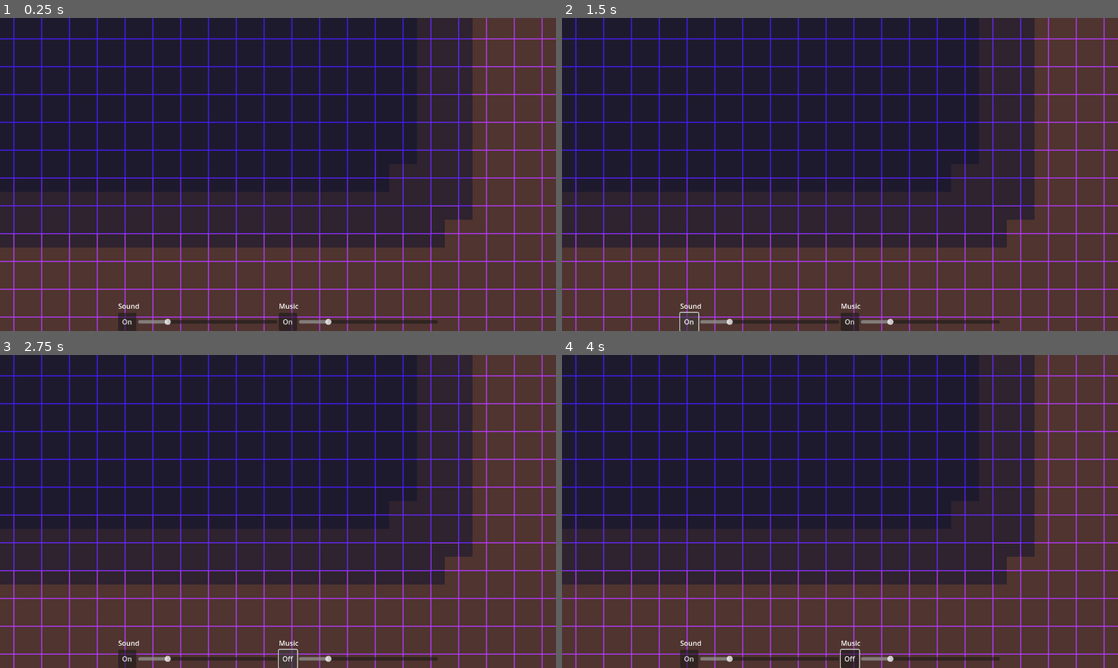
Above: before the commit, frames 1-4 (two rows, left to right).
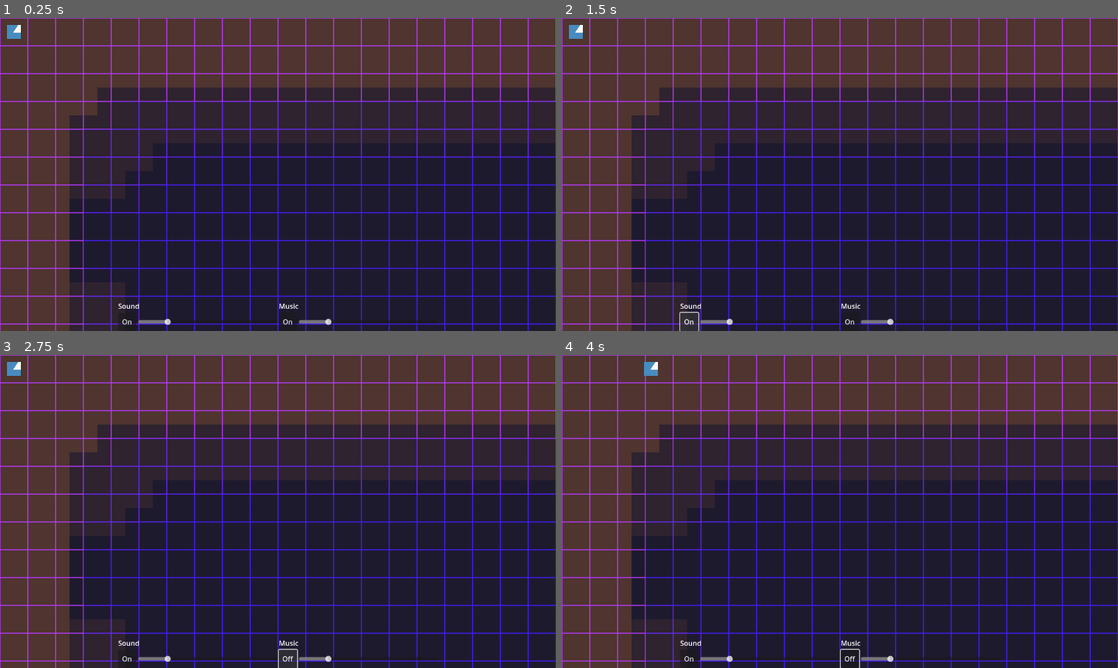
Above: after the commit, the same moments.

Repository: coderaurus/ld-57
Game: Godot game, scene res://scenes/main.tscn
Same seed, same stepped clock (60 frames per second), same inputs: the game is played once before the commit and once after it. The engine's default icon, where the game draws it, is replaced by a stand-in: a white triangle on a blue panel in a dark square.
Inputs (mouse positions are in pixels of both pictures, inside the frame that each line leads up to):
- Up to frame 1 (0.25 s): no input
- Up to frame 2 (1.5 s): click "On" at 0.5 s; click "Off" at 1.25 s
- Up to frame 3 (2.75 s): click "On" at 2 s
- Up to frame 4 (4 s): click "Off" at 2.75 s; tap Enter at 3.5 s; move the mouse to (962, 495) at 3.52 s; hold D (move_right, bound only after the commit) from 3.53 s (still down); hold Shift (move_boost, bound only after the commit) from 3.53 s (still down)

The runs differ from the first frame. In frame 1, 65% of the frame differs, in the area x 0-100%, y 0-100%; in frame 2, 65%; in frame 3, 65%; in frame 4, 65%.

Commit message:
Add player movement and idle states

Diff:
--- a/project.godot
+++ b/project.godot
@@ -27,6 +27,34 @@
 window/stretch/mode="viewport"
 window/stretch/aspect="keep_height"
 
+[input]
+
+move_up={
+"deadzone": 0.5,
+"events": [Object(InputEventKey,"resource_local_to_scene":false,"resource_name":"","device":-1,"window_id":0,"alt_pressed":false,"shift_pressed":false,"ctrl_pressed":false,"meta_pressed":false,"pressed":false,"keycode":0,"physical_keycode":87,"key_label":0,"unicode":119,"location":0,"echo":false,"script":null)
+]
+}
+move_right={
+"deadzone": 0.5,
+"events": [Object(InputEventKey,"resource_local_to_scene":false,"resource_name":"","device":-1,"window_id":0,"alt_pressed":false,"shift_pressed":false,"ctrl_pressed":false,"meta_pressed":false,"pressed":false,"keycode":0,"physical_keycode":68,"key_label":0,"unicode":100,"location":0,"echo":false,"script":null)
+]
+}
+move_down={
+"deadzone": 0.5,
+"events": [Object(InputEventKey,"resource_local_to_scene":false,"resource_name":"","device":-1,"window_id":0,"alt_pressed":false,"shift_pressed":false,"ctrl_pressed":false,"meta_pressed":false,"pressed":false,"keycode":0,"physical_keycode":83,"key_label":0,"unicode":115,"location":0,"echo":false,"script":null)
+]
+}
+move_left={
+"deadzone": 0.5,
+"events": [Object(InputEventKey,"resource_local_to_scene":false,"resource_name":"","device":-1,"window_id":0,"alt_pressed":false,"shift_pressed":false,"ctrl_pressed":false,"meta_pressed":false,"pressed":false,"keycode":0,"physical_keycode":65,"key_label":0,"unicode":97,"location":0,"echo":false,"script":null)
+]
+}
+move_boost={
+"deadzone": 0.5,
+"events": [Object(InputEventKey,"resource_local_to_scene":false,"resource_name":"","device":-1,"window_id":0,"alt_pressed":false,"shift_pressed":false,"ctrl_pressed":false,"meta_pressed":false,"pressed":false,"keycode":0,"physical_keycode":4194325,"key_label":0,"unicode":0,"location":0,"echo":false,"script":null)
+]
+}
+
 [layer_names]
 
 2d_physics/layer_1="World"
--- a/scenes/main.tscn
+++ b/scenes/main.tscn
@@ -1,18 +1,29 @@
-[gd_scene load_steps=6 format=4 uid="uid://bb4u3ujfosw1t"]
+[gd_scene load_steps=13 format=4 uid="uid://bb4u3ujfosw1t"]
 
+[ext_resource type="Texture2D" uid="uid://svxn5curuy82" path="res://icon.svg" id="1_1mr3q"]
 [ext_resource type="TileSet" uid="uid://cmkjy2g0pmff4" path="res://tiles/ground.tres" id="1_nsgkl"]
 [ext_resource type="Script" path="res://scripts/dual_tilemap/TileMapDual.gd" id="1_s2ymc"]
 [ext_resource type="Script" path="res://scripts/main.gd" id="1_utmhm"]
+[ext_resource type="Script" path="res://scripts/camera.gd" id="2_soc7n"]
 [ext_resource type="TileSet" uid="uid://h64gju6fs7gf" path="res://tiles/wall.tres" id="3_j1hnw"]
 [ext_resource type="Script" path="res://scripts/ui/menu.gd" id="4_ui60o"]
+[ext_resource type="Script" path="res://scripts/state/player/PlayerStateMachine.gd" id="6_t12py"]
+[ext_resource type="Script" path="res://scripts/state/State.gd" id="7_47507"]
+[ext_resource type="Script" path="res://scripts/state/player/PlayerStateIdle.gd" id="7_xw4p1"]
+[ext_resource type="Script" path="res://scripts/state/player/PlayerStateMove.gd" id="8_761ka"]
+
+[sub_resource type="CircleShape2D" id="CircleShape2D_hyol8"]
+radius = 16.0
 
 [node name="Main" type="Node2D"]
 script = ExtResource("1_utmhm")
 
-[node name="Camera2D" type="Camera2D" parent="."]
+[node name="Camera2D" type="Camera2D" parent="." node_paths=PackedStringArray("target")]
 position = Vector2(1288, 864)
-limit_left = 0
-limit_top = 0
+limit_left = -32
+limit_top = -32
+script = ExtResource("2_soc7n")
+target = NodePath("../Level/Player")
 
 [node name="Level" type="Node2D" parent="."]
 
@@ -77,6 +88,42 @@
 tile_set = ExtResource("3_j1hnw")
 script = ExtResource("1_s2ymc")
 world_tilemap = NodePath("..")
+
+[node name="Player" type="CharacterBody2D" parent="Level"]
+
+[node name="Sprite2D" type="Sprite2D" parent="Level/Player"]
+texture = ExtResource("1_1mr3q")
+region_enabled = true
+region_rect = Rect2(30, 48, 32, 32)
+
+[node name="CollisionShape2D" type="CollisionShape2D" parent="Level/Player"]
+shape = SubResource("CircleShape2D_hyol8")
+
+[node name="StateMachine" type="Node2D" parent="Level/Player" node_paths=PackedStringArray("initial_state")]
+script = ExtResource("6_t12py")
+is_debugging = true
+initial_state = NodePath("Idle")
+
+[node name="Idle" type="Node" parent="Level/Player/StateMachine"]
+script = ExtResource("7_xw4p1")
+
+[node name="Move" type="Node" parent="Level/Player/StateMachine"]
+script = ExtResource("8_761ka")
+
+[node name="AimJump" type="Node" parent="Level/Player/StateMachine"]
+script = ExtResource("7_47507")
+
+[node name="Jump2" type="Node" parent="Level/Player/StateMachine"]
+script = ExtResource("7_47507")
+
+[node name="AimItem" type="Node" parent="Level/Player/StateMachine"]
+script = ExtResource("7_47507")
+
+[node name="PlaceItem" type="Node" parent="Level/Player/StateMachine"]
+script = ExtResource("7_47507")
+
+[node name="Hurt" type="Node" parent="Level/Player/StateMachine"]
+script = ExtResource("7_47507")
 
 [node name="CanvasLayer" type="CanvasLayer" parent="."]
 
--- /dev/null
+++ b/scripts/camera.gd
@@ -0,0 +1,7 @@
+extends Camera2D
+
+@export var target: Node2D
+
+func _process(delta: float) -> void:
+	if target != null:
+		global_position = target.global_position
--- /dev/null
+++ b/scripts/state/player/PlayerStateIdle.gd
@@ -0,0 +1,19 @@
+extends State
+class_name PlayerStateIdle
+
+
+func enter():
+	pass
+
+func exit():
+	pass
+
+func update(_delta: float):
+	var move_input_x: float = Input.get_axis("move_left", "move_right")
+	var move_input_y: float = Input.get_axis("move_up", "move_down")
+	var move_input = Vector2(move_input_x, move_input_y)
+	if move_input != Vector2.ZERO:
+		transitioned.emit(self, "move")
+
+func physics_update(_delta: float):
+	pass
--- /dev/null
+++ b/scripts/state/player/PlayerStateMachine.gd
@@ -0,0 +1,40 @@
+extends StateMachine
+class_name PlayerStateMachine
+
+@export var is_debugging := false
+
+func _ready():
+	for child in get_children():
+		if child is State:
+			states[child.name.to_lower()] = child
+			child.transitioned.connect(on_child_transition)
+		else:
+			printerr("%s is not a State" % child.name)
+
+	if initial_state:
+		initial_state.enter()
+		current_state = initial_state
+
+func _process(delta):
+	if current_state:
+		current_state.update(delta)
+
+func _physics_process(delta):
+	if current_state:
+		current_state.physics_update(delta)
+
+func on_child_transition(state, new_state_name):
+	print("%s wants to %s" % [state.name, new_state_name])
+	if state != current_state:
+		return
+
+	var new_state = states.get(new_state_name.to_lower())
+	if !new_state:
+		return
+
+	if current_state:
+		current_state.exit()
+	if is_debugging:
+		print("Entering %s" % new_state.name)
+	new_state.enter()
+	current_state = new_state
--- /dev/null
+++ b/scripts/state/player/PlayerStateMove.gd
@@ -0,0 +1,28 @@
+extends State
+class_name PlayerStateMove
+
+@export var speed := 200
+
+var player:CharacterBody2D
+
+func enter():
+	if player == null:
+		player = get_parent().get_parent()
+
+func exit():
+	pass
+
+func update(_delta: float):
+	var move_input_x: float = Input.get_axis("move_left", "move_right")
+	var move_input_y: float = Input.get_axis("move_up", "move_down")
+	var move_input = Vector2(move_input_x, move_input_y)
+
+	if move_input == Vector2.ZERO:
+		transitioned.emit(self, "idle")
+	else:
+		var boost := 2 if Input.is_action_pressed("move_boost") else 1
+		player.velocity = move_input * speed * boost
+		player.move_and_slide()
+
+func physics_update(_delta: float):
+	pass
